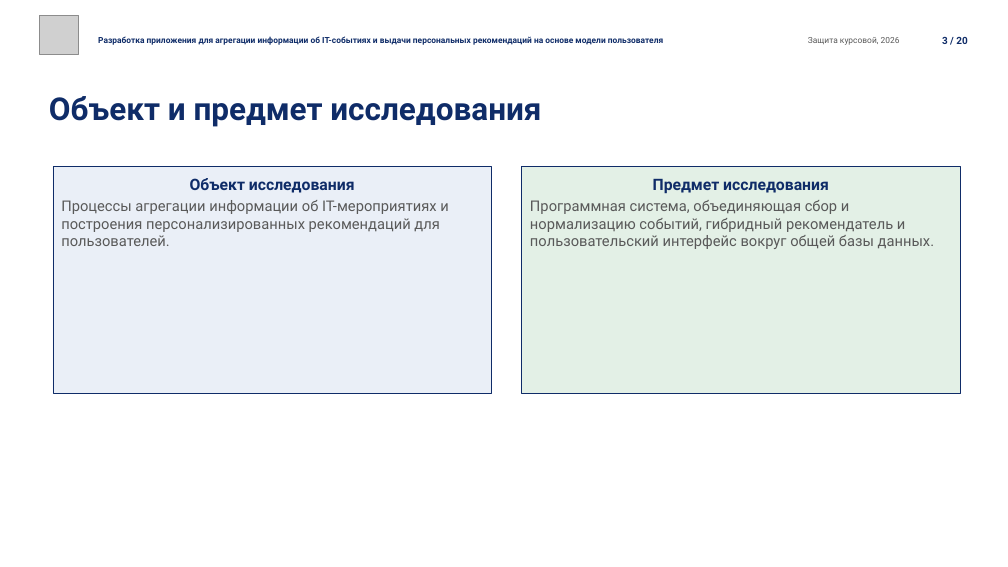
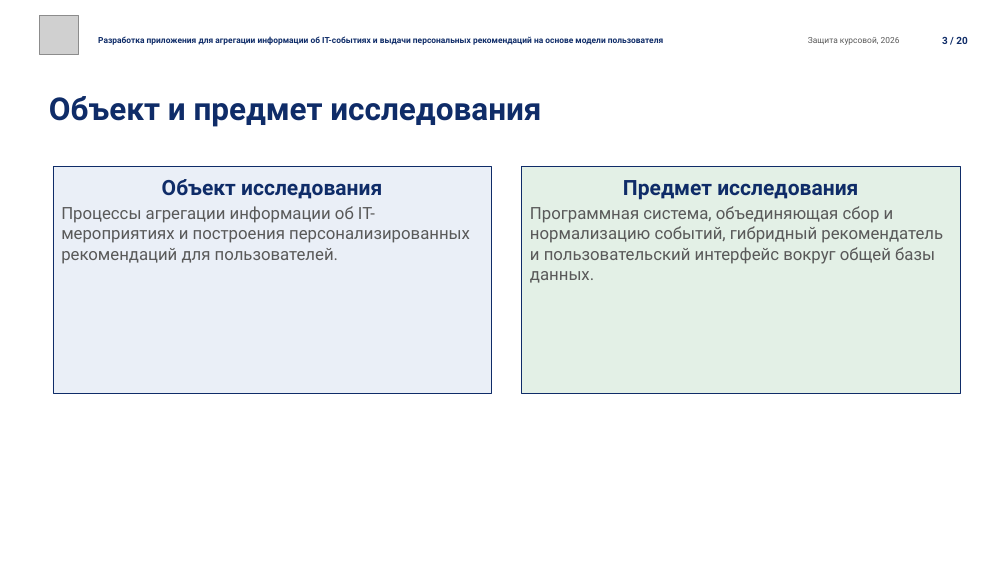
Before and after one commit to EgorBelov/event_mind, a slide deck: slide 3 of docs/Презентация_защита_EventMind.pptx. Drawn at 1008x567 pixels with LibreOffice and Linux fonts; fonts in the diff are those of the drawing; grey boxes stand for pictures; background and template pictures are left out. Boxes give left, top, right and bottom in pixels: in the first picture for what was removed or moved away, otherwise in the second. Text is boxed around its words. In the diff, an @@ line names an element or a change of style, - is before the commit and + after.

```diff
--- a/docs/Презентация_защита_EventMind.pptx
+++ b/docs/Презентация_защита_EventMind.pptx
@@ rectangle "Объект исследования" at (x1=53, y1=166, x2=492, y2=393): size 15 to 20 pt in "Объект исследования"; size 14 to 16 pt in "Процессы агрегации информации об IT-мероприятиях и построени ..." @@
@@ rectangle "Предмет исследования" at (x1=522, y1=166, x2=960, y2=393): size 15 to 20 pt in "Предмет исследования"; size 14 to 16 pt in "Программная система, объединяющая сбор и нормализацию событи ..." @@
```
Also in this commit, not shown: 5 other slides changed, 2 other files.
